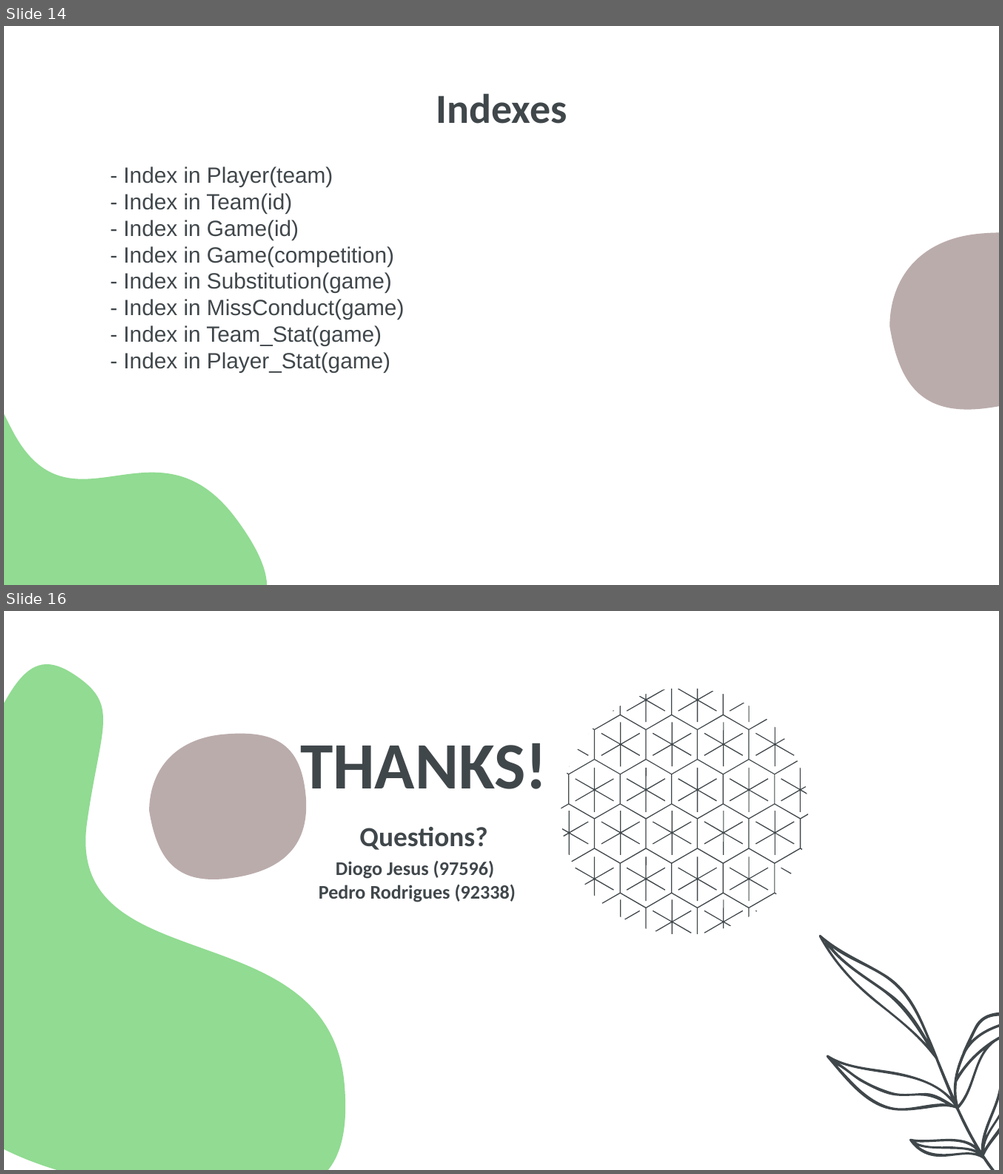
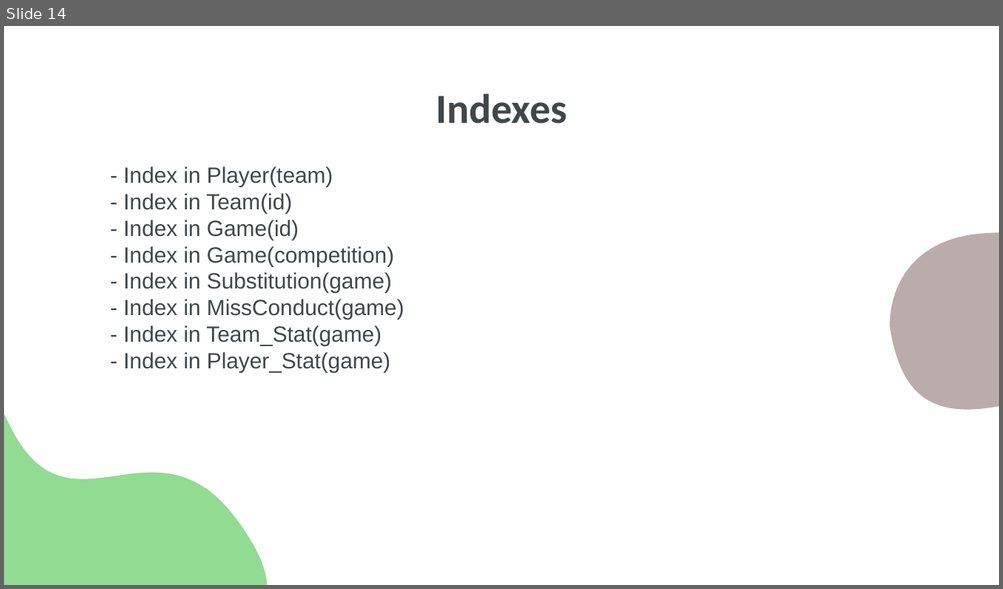
Before and after one commit to diogopjesus/bd-project, a slide deck: Apresentacao/ApresentacaoBD_Final.pptx. Shown one above the other, each under a label of ours: slides 14 and 16 before the commit, slide 14 after it; the slides between them are not shown. The pictures are 1003x1174 and 1003x589 pixels, drawn with LibreOffice and Linux fonts; fonts in the diff are those of the drawing. Boxes give left, top, right and bottom in pixels: in the first picture for what was removed or moved away, otherwise in the second. Text is boxed around its words. In the diff, an @@ line names an element or a change of style, - is before the commit and + after.

```diff
--- a/Apresentacao/ApresentacaoBD_Final.pptx
+++ b/Apresentacao/ApresentacaoBD_Final.pptx
@@ slide 16 removed at [4,611,999,1170], background #FFFFFF @@
@@ freeform shape removed at [4,652,392,1170] @@
@@ freeform shape removed at [149,733,314,880] @@
@@ text removed at [300,743,547,804] @@
-THANKS!
@@ text removed at [359,827,487,850] @@
-Questions?
@@ text removed at [318,861,516,903] @@
-Diogo Jesus (97596)
-Pedro Rodrigues (92338)
@@ freeform shape removed at [770,856,999,1170] @@
@@ group removed at [561,689,808,935]: 33 freeform shapes @@
```
Also in this commit, not shown: 3 slides changed, 2 slides added, 2 other slides removed, 1 other file.
